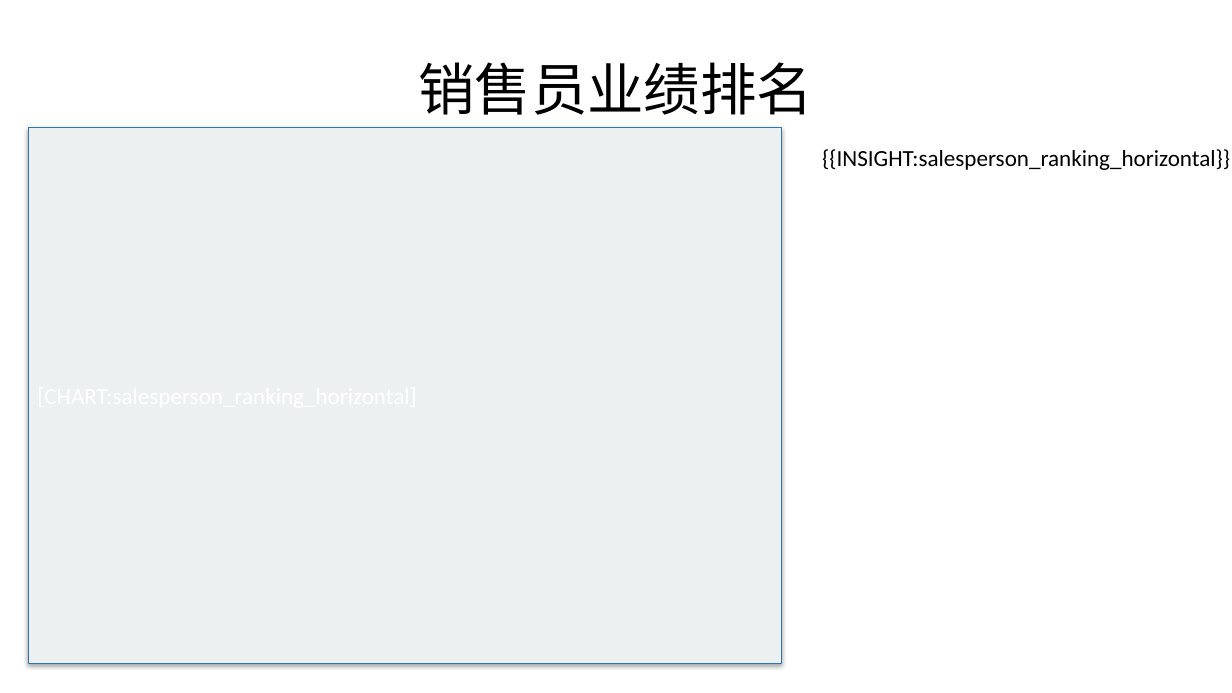
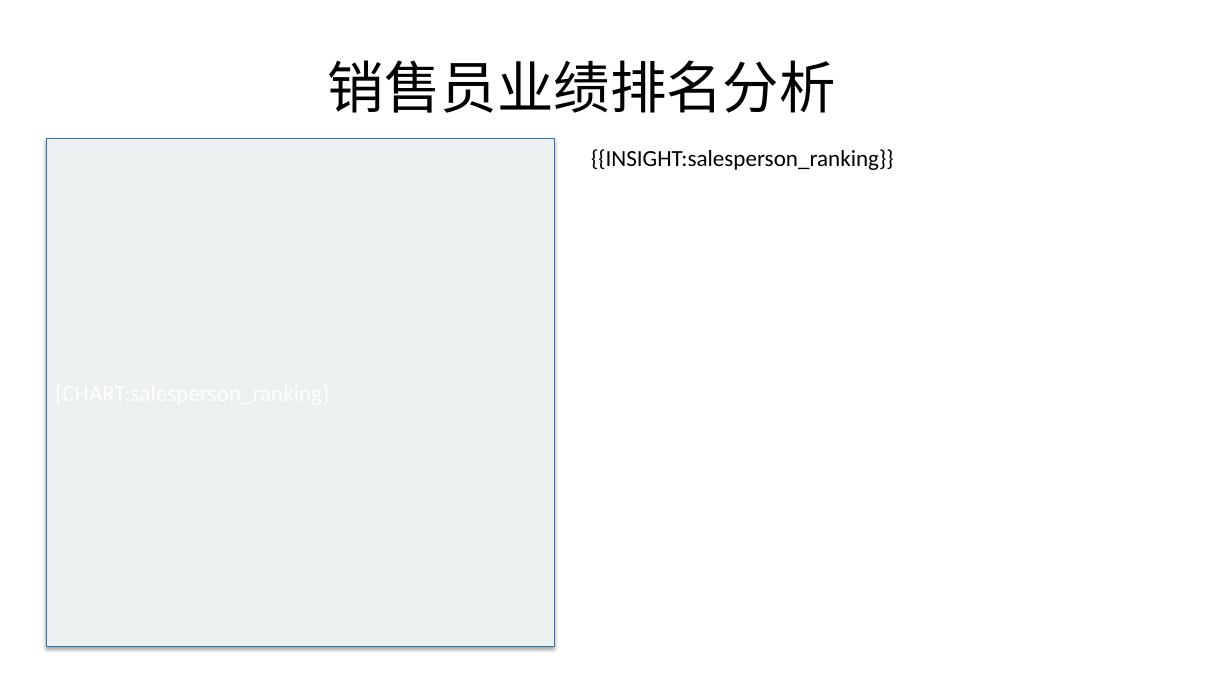
Before and after one commit to lijiahao1996/PPT-Automation, a slide deck: slide 5 of templates/新的报告模板.pptx (slide 7 before the commit). Drawn at 1232x693 pixels with LibreOffice and Linux fonts; fonts in the diff are those of the drawing. Boxes give left, top, right and bottom in pixels: in the first picture for what was removed or moved away, otherwise in the second. Text is boxed around its words. In the diff, an @@ line names an element or a change of style, - is before the commit and + after.

```diff
--- a/templates/新的报告模板.pptx
+++ b/templates/新的报告模板.pptx
@@ title at box(328, 60, 836, 113): text changed @@
-销售员业绩排名
+销售员业绩排名分析
@@ rectangle: place and size @@
-rectangle at box(29, 128, 783, 664)
+rectangle at box(46, 139, 555, 647)
@@ text at box(591, 149, 893, 170): text changed @@
-{{INSIGHT:salesperson_ranking_horizontal}}
+{{INSIGHT:salesperson_ranking}}
```
Also in this commit, not shown: 2 other slides changed, 1 slide added, 2 slides removed, 5 other files.
